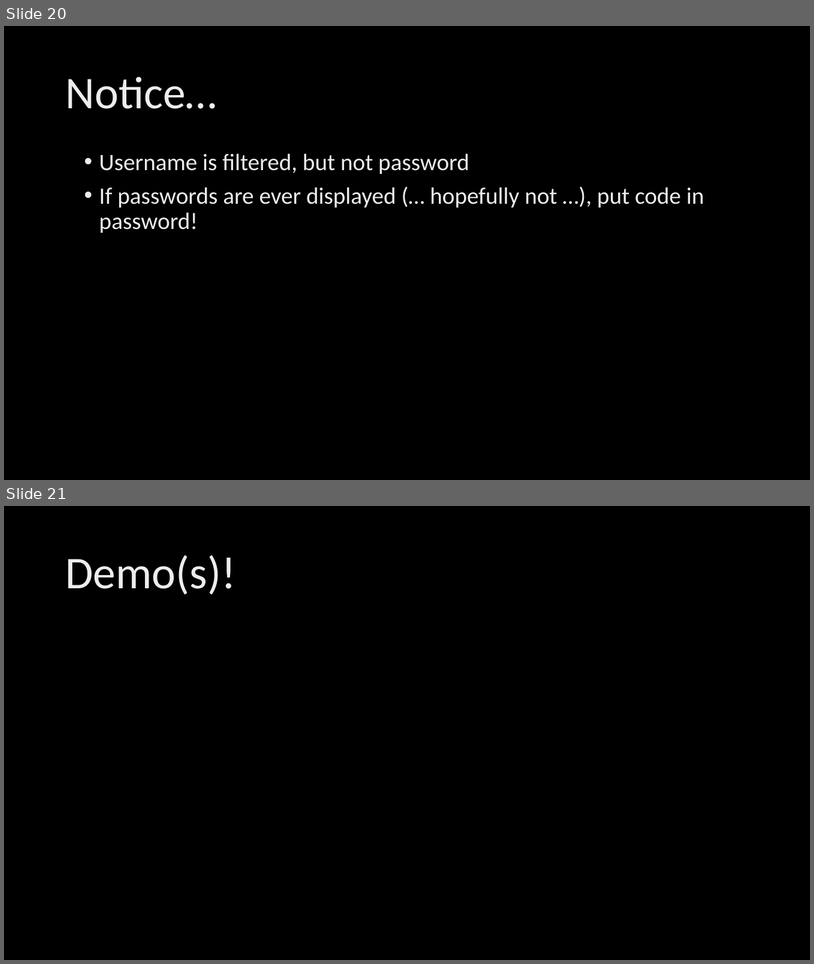
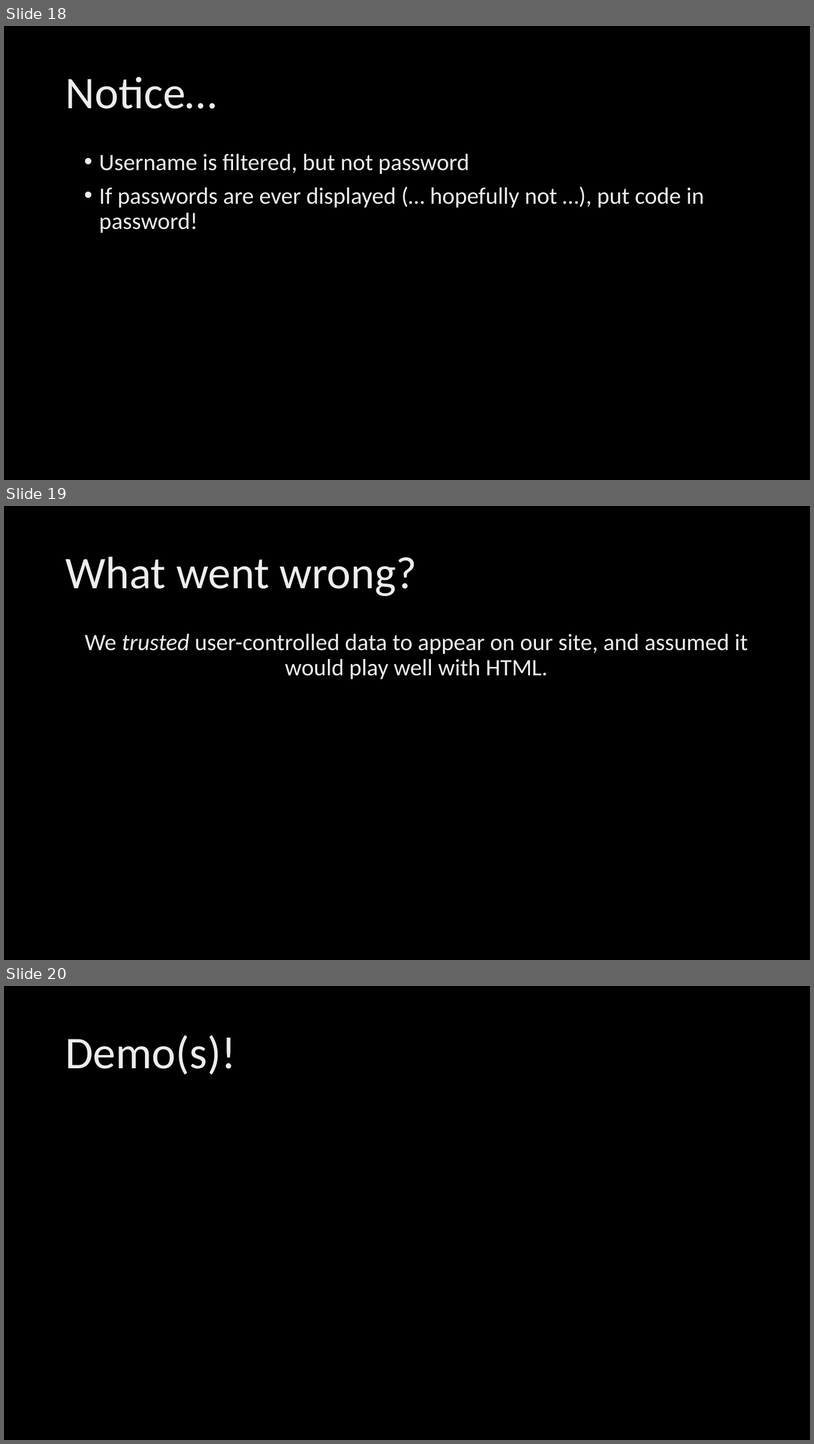
Before and after one commit to mserrano/talks, a slide deck: crashcourse-websec/slides.pptx. Shown one above the other, each under a label of ours: slides 20 and 21 before the commit, slides 18, 19 and 20 after it. The pictures are 814x964 and 814x1444 pixels, drawn with LibreOffice and Linux fonts; fonts in the diff are those of the drawing; background and template pictures are left out. Boxes give left, top, right and bottom in pixels: in the first picture for what was removed or moved away, otherwise in the second. Text is boxed around its words. In the diff, an @@ line names an element or a change of style, - is before the commit and + after.

```diff
--- a/crashcourse-websec/slides.pptx
+++ b/crashcourse-websec/slides.pptx
@@ slide 19 added at bbox=[4, 506, 810, 960], background picture (left out) @@
@@ title added at bbox=[65, 556, 417, 596], 54 pt, text gradient #BFBFBF to #EDEDED to #FFFFFF @@
+What went wrong?
@@ text added at bbox=[85, 633, 748, 679], 28 pt, text gradient #BFBFBF to #EDEDED to #FFFFFF @@
+We trusted user-controlled data to appear on our site, and assumed it would play well with HTML.
@@ what was slide 20 is now slide 18 @@
@@ what was slide 21 is now slide 20 @@
```
Also in this commit, not shown: 12 slides changed, 1 other slide added, 1 slide removed.
